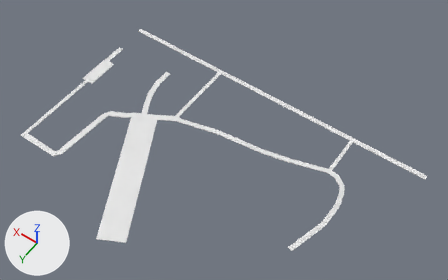
The Blender file media/models/road2.blend: old version first, new version second.
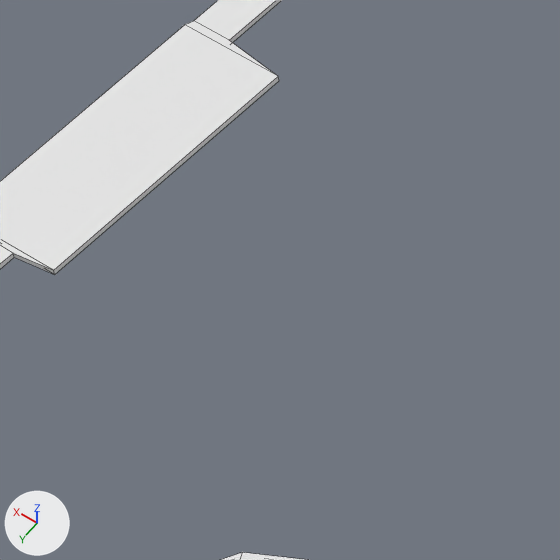
Each version is shown whole from a camera (50 mm lens) standing at (-402.0, 434.0, 648.0) and looking at (-117.0, 36.0, 23.0), then close up on the part from 19% to 32% of the width and 20% to 40% of the height. Lighting does not change. The marker at lower left points along +X, +Y and +Z. The close-ups show mesh edges as thin lines.
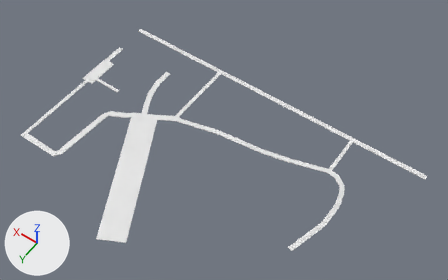
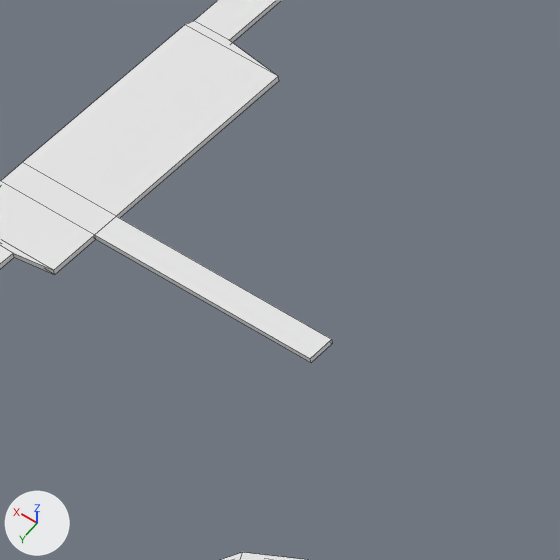
The change in detail:
me_cube_001 is used by ob_cube; location (0.0, 0.0, 0.0).
me_cube_001 had 182 vertices, 180 faces, 1 loose edge and spanned x -350.0..123.0, y -81.0..229.0, z 0.0.
me_cube_001 now has 194 vertices, 192 faces, 1 loose edge and spans x -350.0..123.0, y -81.0..229.0, z 0.0.
Part 1, on me_cube_001:
4 faces are deleted.
12 vertices are added at x 65.0..123.0, y 35.0..39.0, z 0.0.
16 new faces join them.

Where the change shows, as pixel boxes (x1, y1, x2, y2) in the close-ups (560 x 560 px):
'Cube', reshaped
    before: (0, 0, 305, 560)
    after: (0, 0, 332, 560)
part 1 of me_cube_001, built on
    before: (0, 102, 123, 242)
    after: (0, 102, 332, 362)
